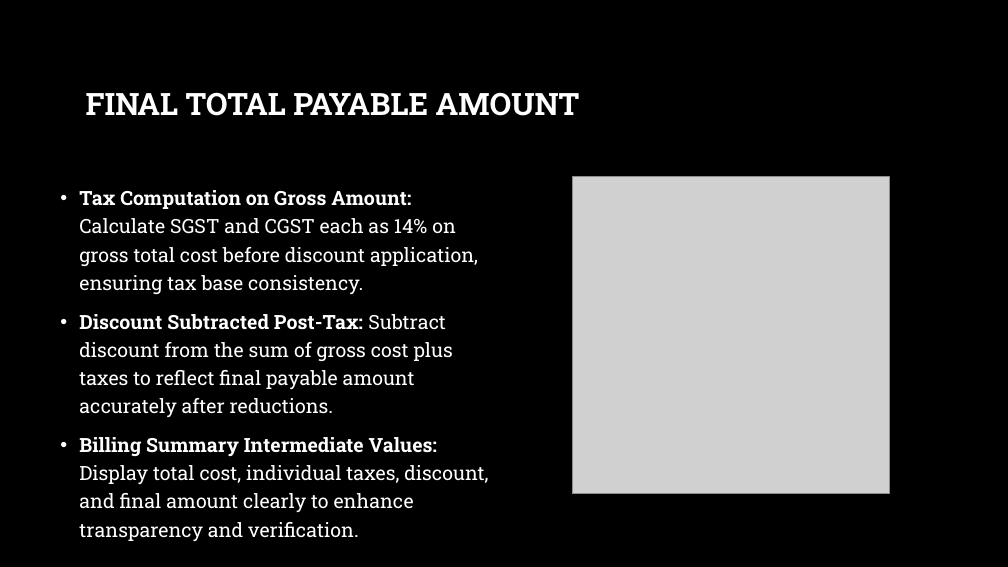
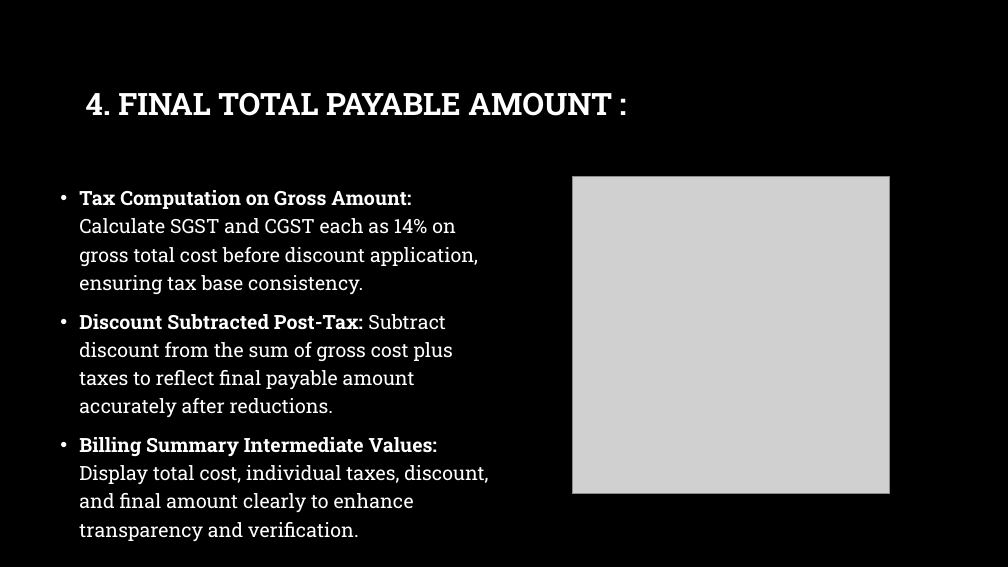
Before and after one commit to mahi2008324/BILLING_project, a slide deck: slide 6 of Billing.ppt.pptx. Drawn at 1008x567 pixels with LibreOffice and Linux fonts; fonts in the diff are those of the drawing; grey boxes stand for pictures; background and template pictures are left out. Boxes give left, top, right and bottom in pixels: in the first picture for what was removed or moved away, otherwise in the second. Text is boxed around its words. In the diff, an @@ line names an element or a change of style, - is before the commit and + after.

```diff
--- a/Billing.ppt.pptx
+++ b/Billing.ppt.pptx
@@ title at [86,92,612,116]: text changed @@
-FINAL TOTAL PAYABLE AMOUNT
+4. FINAL TOTAL PAYABLE AMOUNT :
```
Also in this commit, not shown: 6 other slides changed, 2 slides added, 2 other files.
